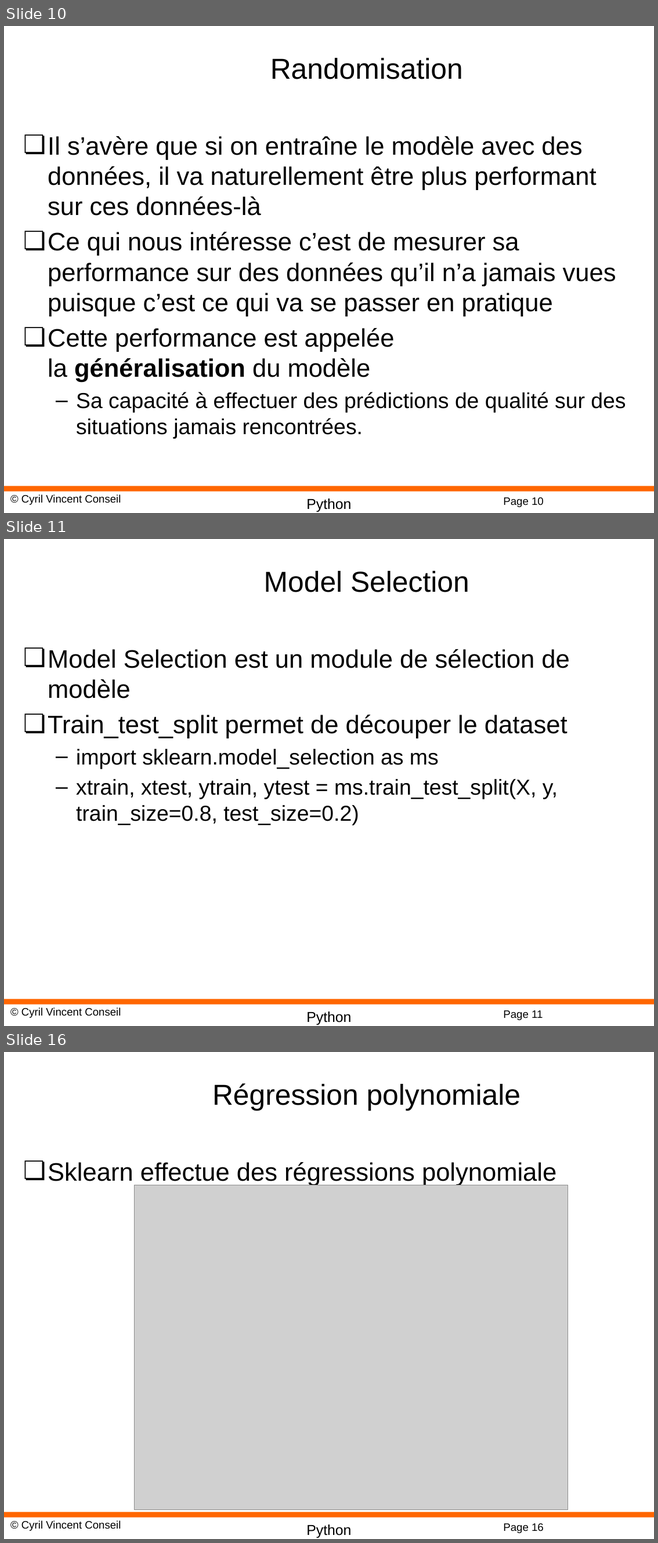
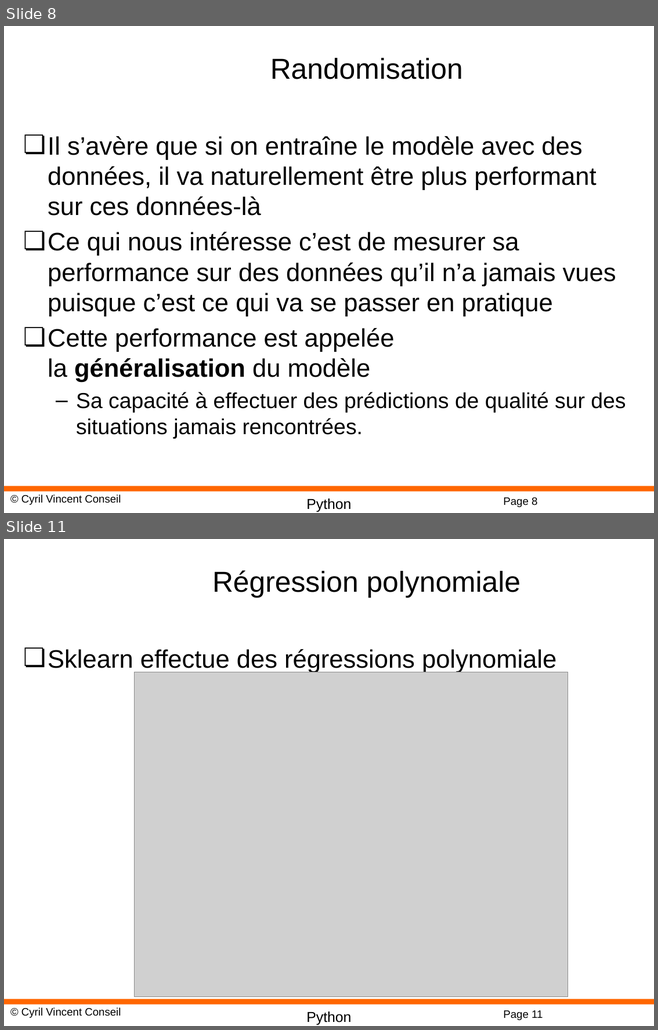
Before and after one commit to cyrilvincent/math, a slide deck: ppt/PythonMath12-ScikitLearn.pptx. Shown one above the other, each under a label of ours: slides 10, 11 and 16 before the commit, slides 8 and 11 after it; the slides between them are not shown. The pictures are 658x1543 and 658x1030 pixels, drawn with LibreOffice and Linux fonts; fonts in the diff are those of the drawing; grey boxes stand for pictures; background and template pictures are left out. Boxes give left, top, right and bottom in pixels: in the first picture for what was removed or moved away, otherwise in the second. Text is boxed around its words. In the diff, an @@ line names an element or a change of style, - is before the commit and + after.

```diff
--- a/ppt/PythonMath12-ScikitLearn.pptx
+++ b/ppt/PythonMath12-ScikitLearn.pptx
@@ slide 11 removed at <box>4,539,654,1026</box>, background #FFFFFF; not listed: 4 template elements that a slide beside it also shows @@
@@ title removed at <box>264,571,469,592</box> @@
-Model Selection
@@ text removed at <box>48,649,569,825</box> @@
-❏ Model Selection est un module de sélection de modèle
-❏ Train_test_split permet de découper le dataset
-  – import sklearn.model_selection as ms
-  – xtrain, xtest, ytrain, ytest = ms.train_test_split(X, y, train_size=0.8, test_size=0.2)
@@ what was slide 10 is now slide 8 @@
@@ page number at <box>503,498,537,507</box>: text changed @@
-Page 10
+Page 8
@@ what was slide 16 is now slide 11 @@
@@ page number at <box>503,1011,542,1020</box>: text changed @@
-Page 16
+Page 11
```
Also in this commit, not shown: 12 other slides removed, 5 other files.
